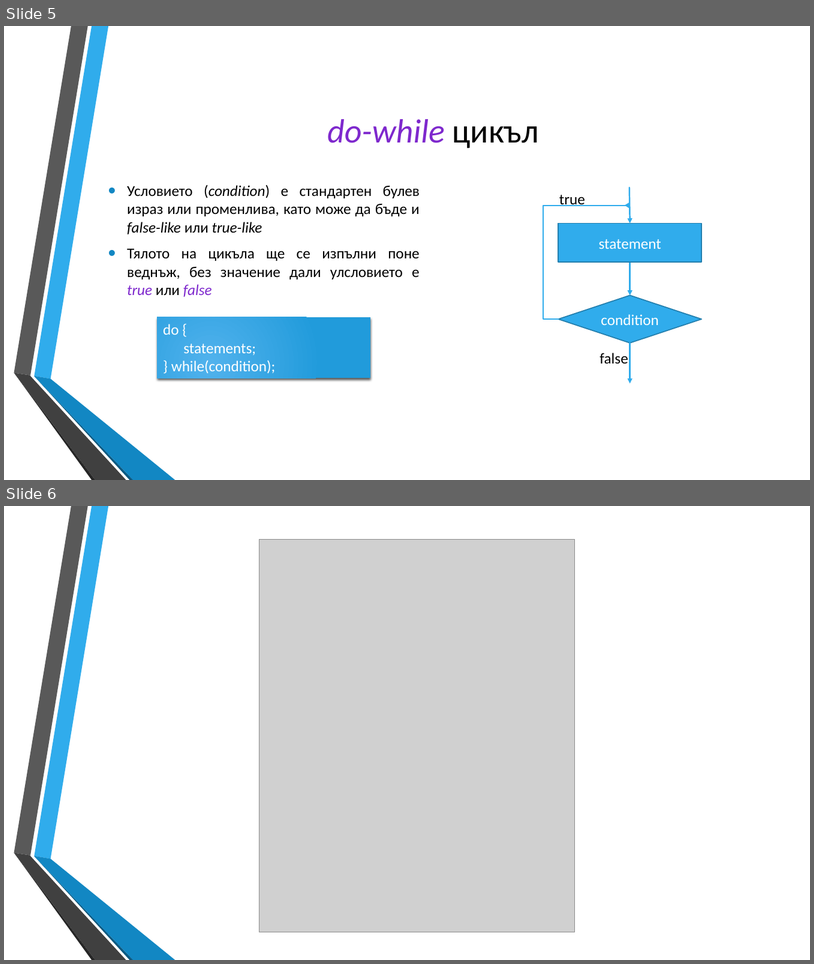
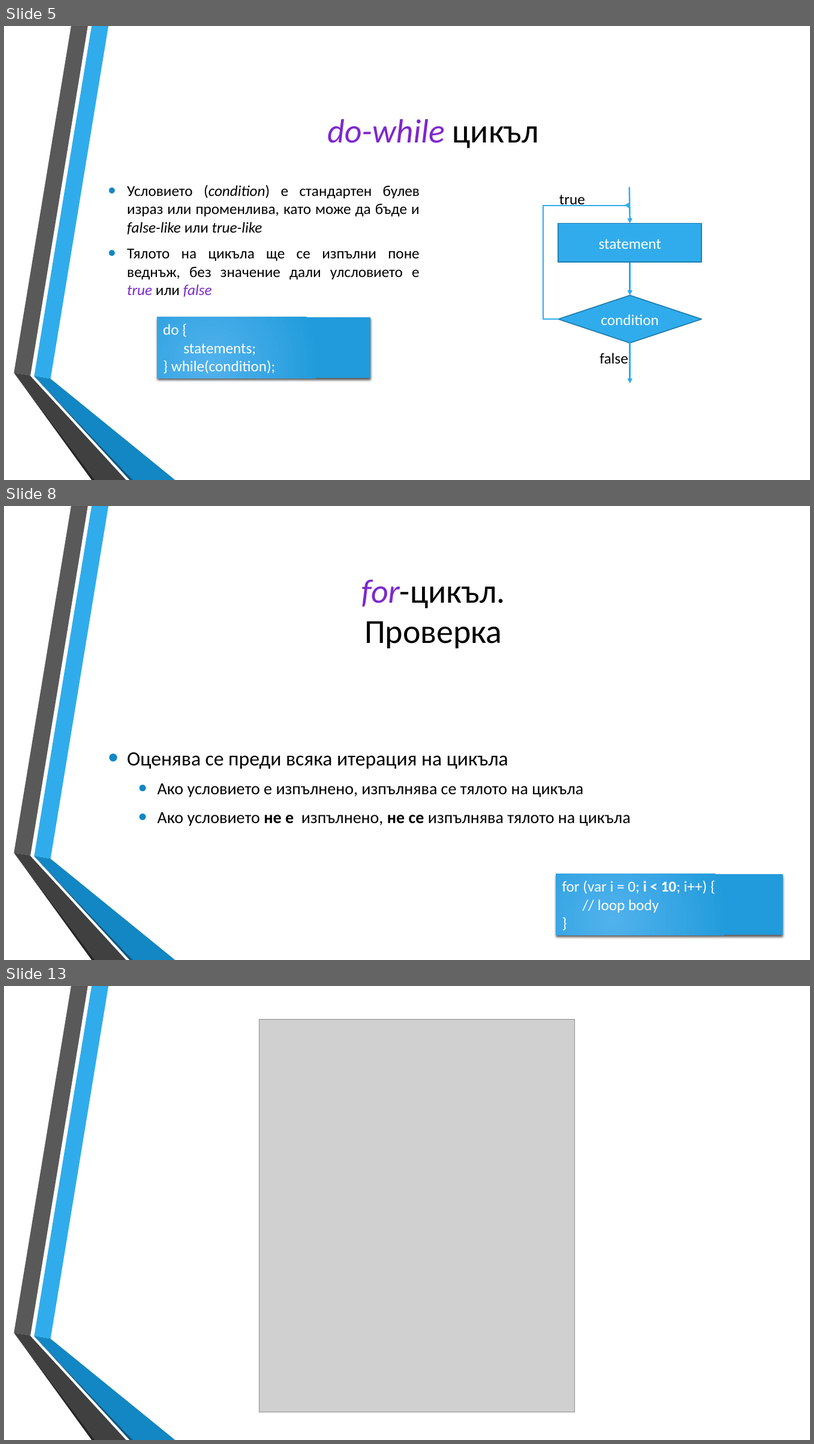
Before and after one commit to dnmitev/IT-Academy, a slide deck: JS Fundamentals/4.Loops/JS-Loops.pptx. Shown one above the other, each under a label of ours: slides 5 and 6 before the commit, slides 5, 8 and 13 after it; the slides between them are not shown. The pictures are 814x964 and 814x1444 pixels, drawn with LibreOffice and Linux fonts; fonts in the diff are those of the drawing; grey boxes stand for pictures; background and template pictures are left out. Boxes give left, top, right and bottom in pixels: in the first picture for what was removed or moved away, otherwise in the second. Text is boxed around its words. In the diff, an @@ line names an element or a change of style, - is before the commit and + after.

```diff
--- a/JS Fundamentals/4.Loops/JS-Loops.pptx
+++ b/JS Fundamentals/4.Loops/JS-Loops.pptx
@@ slide 8 added at bbox=[4, 506, 810, 960], background picture (left out); not listed: 6 template elements that a slide beside it also shows @@
@@ title added at bbox=[362, 579, 506, 648], 40 pt, text #000000 @@
+for-цикъл.
+Проверка
@@ text added at bbox=[127, 752, 631, 826], 20 pt, text #000000 @@
+• Оценява се преди всяка итерация на цикъла
+  • Ако условието е изпълнено, изпълнява се тялото на цикъла
+  • Ако условието не е изпълнено, не се изпълнява тялото на цикъла
@@ rectangle added at bbox=[557, 874, 783, 935], fill gradient #51B3ED to #219CDB, 18 pt, text #FFFFFF @@
+for (var i = 0; i < 10; i++) {
+// loop body
+}
@@ what was slide 6 is now slide 13 @@
```
Also in this commit, not shown: 1 slide changed, 6 other slides added, 5 other files.
